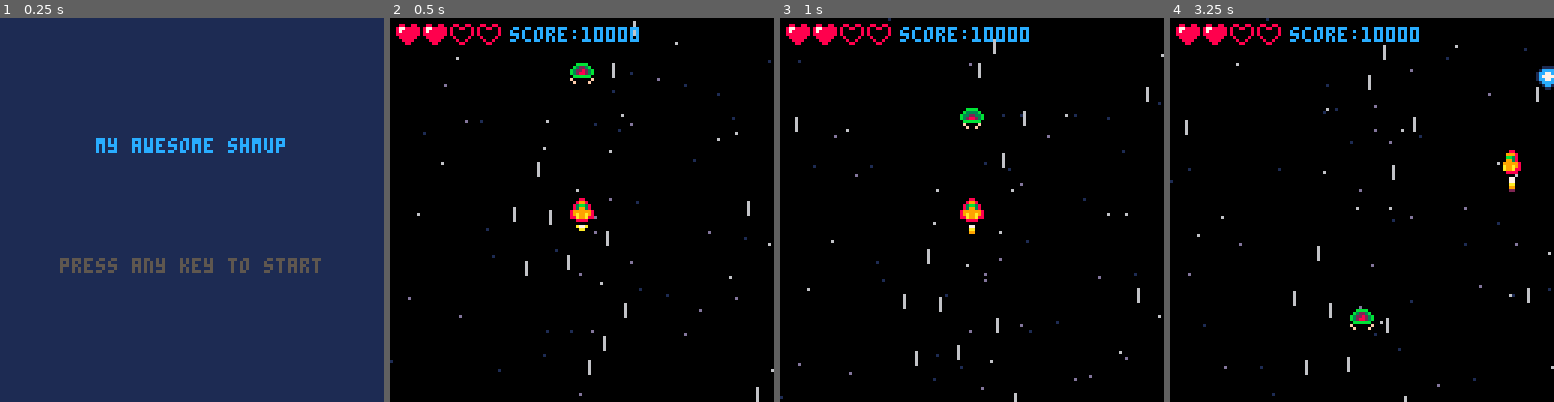
Above: before the commit, frames 1-4 (left to right).
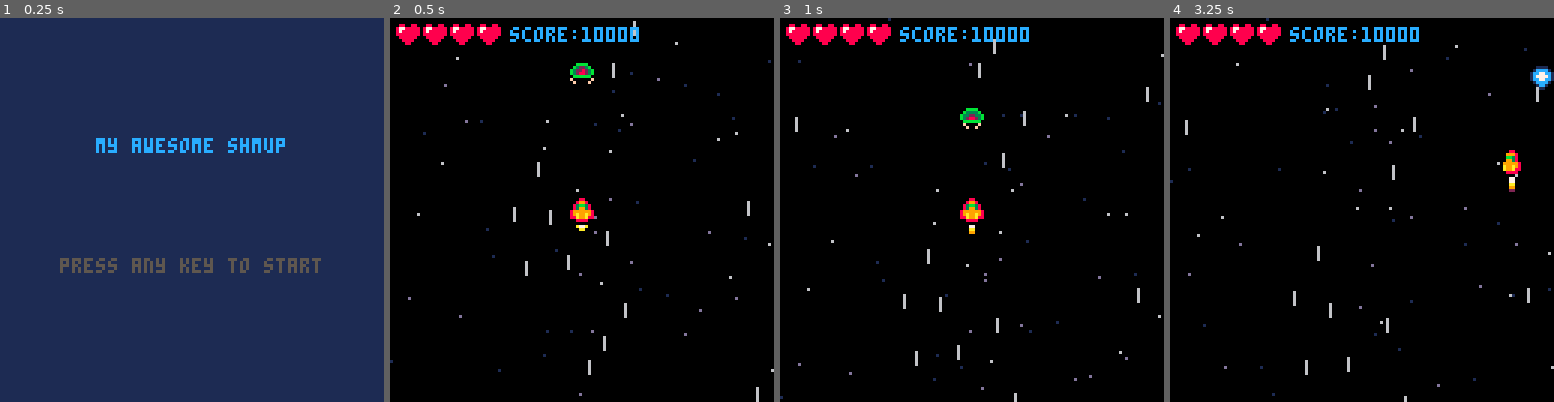
Above: after the commit, the same moments.

Repository: mattmuroya/pico-8
Game: PICO-8 cartridge carts/shmup/shmup.p8
Same seed, same stepped clock (60 frames per second), same inputs: the game is played once before the commit and once after it.
Inputs:
- Up to frame 1 (0.25 s): no input
- Up to frame 2 (0.5 s): tap X (X key) at 0.33 s
- Up to frame 3 (1 s): tap O (Z key) at 0.7 s
- Up to frame 4 (3.25 s): tap X (X key) at 1.07, 1.85, 2.97 s; hold Right 1.6-2.1 s; tap O (Z key) every 0.4 s from 1.7 to 2.9 s; hold Up 2.15-2.42 s; hold Right 2.47-3.03 s; hold Left from 3.08 s (still down)

Frame 1 is identical in both runs. In frame 2, 0.3% of the frame differs, in the area x 16-29%, y 2-7%; in frame 3, 0.3%; in frame 4, 0.8%, in the area x 16-100%, y 2-82%.

Commit message:
set up collision detection

Diff:
--- a/carts/shmup/shmup.p8
+++ b/carts/shmup/shmup.p8
@@ -22,8 +22,6 @@
 	elseif mode=="start" then draw_start()
 	elseif mode=="over" then draw_over()
 	end
-	-- debug
-	log(lasers and #lasers or 0)
 end
 
 function start_game()
@@ -59,7 +57,7 @@
 	})
 	-- init player stats
 	score=10000
-	lives=2
+	lives=4
 end
 -->8
 -- utils
@@ -76,6 +74,16 @@
 
 function draw_sprite(sprite)
 	spr(sprite.spr,sprite.x,sprite.y)
+end
+
+function collide(a,b)
+	if a.y>b.y+7 or
+			a.y+7<b.y or
+			a.x>b.x+7 or
+			a.x+7<b.x then
+		return false
+		else return true
+	end
 end
 -->8
 -- update functions
@@ -120,6 +128,13 @@
 	--calculate ship position
 	ship.x+=ship.sx
 	ship.y+=ship.sy
+	-- reset position if hit bound
+	if ship.x>=120 then	ship.x=120
+	elseif ship.x<=0 then	ship.x=0
+	end
+	if ship.y>=120 then	ship.y=120
+	elseif ship.y<=0 then	ship.y=0
+	end
 	--animate flame
 	if flame>9 then flame=5
 	else flame+=1
@@ -152,12 +167,25 @@
 		else enemy.spr=37
 		end
 	end
-	-- reset position if hit bound
-	if ship.x>=120 then	ship.x=120
-	elseif ship.x<=0 then	ship.x=0
-	end
-	if ship.y>=120 then	ship.y=120
-	elseif ship.y<=0 then	ship.y=0
+	-- collied lasers x enemies
+	for enemy in all(enemies) do
+		for laser in all(lasers) do
+			if collide(enemy,laser) then
+				sfx(1)
+				del(enemies, enemy)
+			end
+		end
+	end
+	-- collide ship x enemies
+	for enemy in all(enemies) do
+		if collide(enemy,ship) then
+			sfx(1)
+			lives-=1
+		end
+	end
+	-- check for game over
+	if lives<=0 then
+		mode="over"
 	end
 end
 
Not shown, changed: the sound effects (__sfx__) section of carts/shmup/shmup.p8
